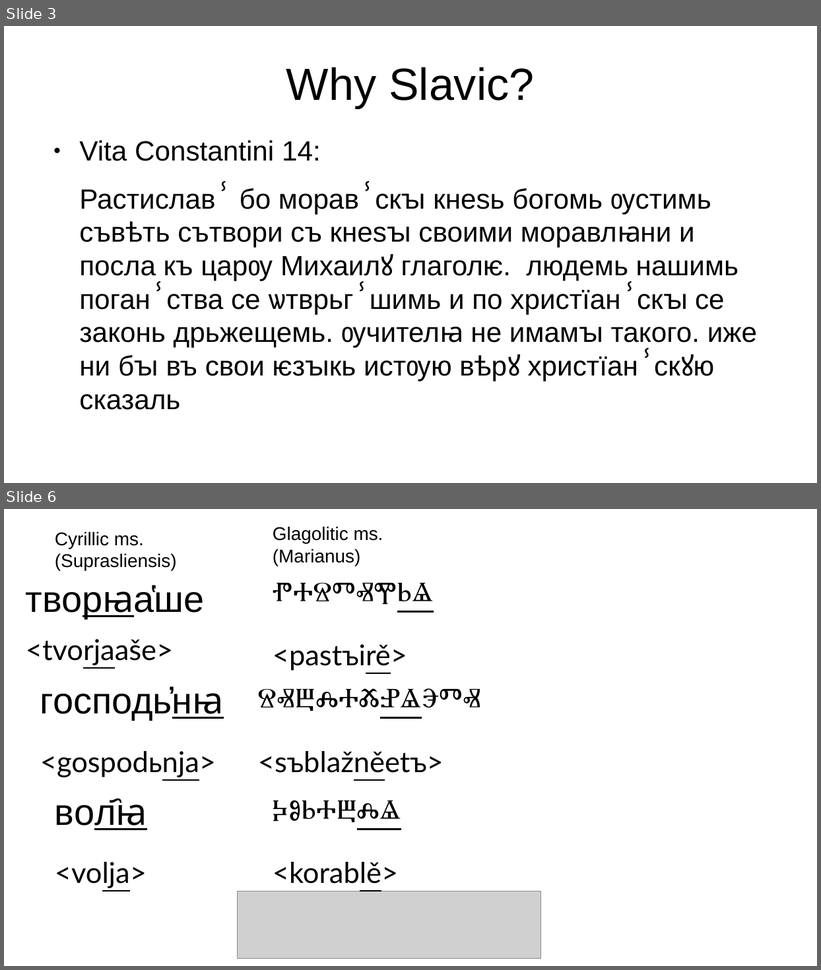
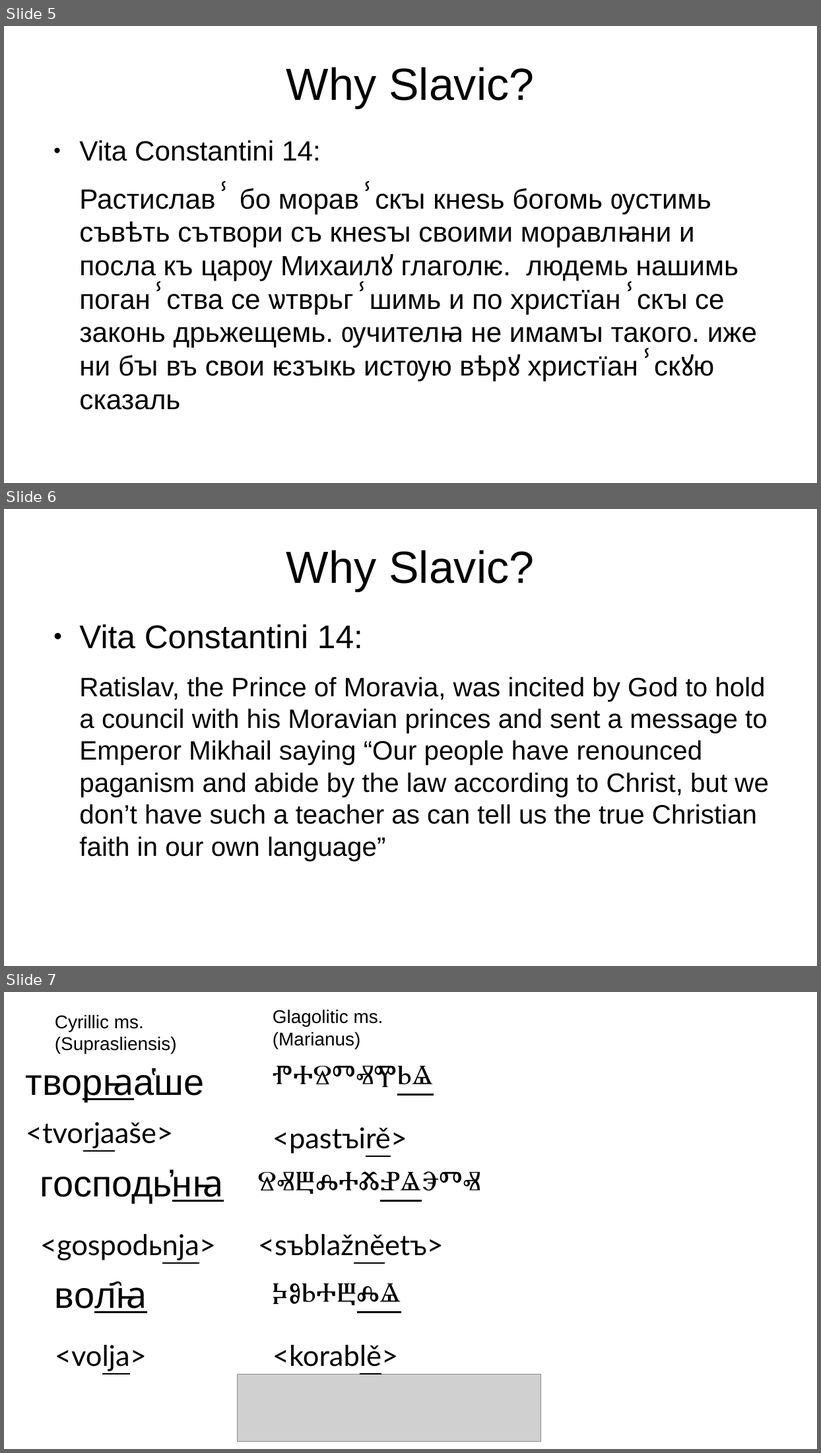
Before and after one commit to 12401453/torot_2023, a slide deck: presentation/thesis_workshop_slides.odp. Shown one above the other, each under a label of ours: slides 3 and 6 before the commit, slides 5, 6 and 7 after it; the slides between them are not shown. The pictures are 821x970 and 821x1453 pixels, drawn with LibreOffice and Linux fonts; fonts in the diff are those of the drawing; grey boxes stand for pictures. Boxes give left, top, right and bottom in pixels: in the first picture for what was removed or moved away, otherwise in the second. Text is boxed around its words. In the diff, an @@ line names an element or a change of style, - is before the commit and + after.

```diff
--- a/presentation/thesis_workshop_slides.odp
+++ b/presentation/thesis_workshop_slides.odp
@@ slide 6 added at [4, 509, 817, 966], background #FFFFFF @@
@@ title added at [286, 550, 534, 591], 44 pt, text #000000 @@
+Why Slavic?
@@ text added at [79, 625, 769, 861], 26 pt, text #000000 @@
+● Vita Constantini 14:
+Ratislav, the Prince of Moravia, was incited by God to hold a council with his Moravian princes and sent a message to Emperor Mikhail saying “Our people have renounced paganism and abide by the law according to Christ, but we don’t have such a teacher as can tell us the true Christian faith in our own language”
@@ what was slide 3 is now slide 5 @@
@@ what was slide 6 is now slide 7 @@
```
Also in this commit, not shown: 1 slide changed, 11 other slides added, 2 slides removed, 5 other files.
